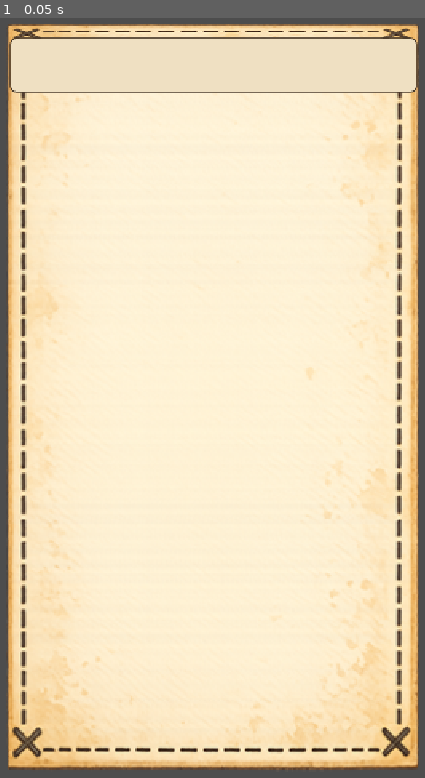
Above: before the commit, frame 1.
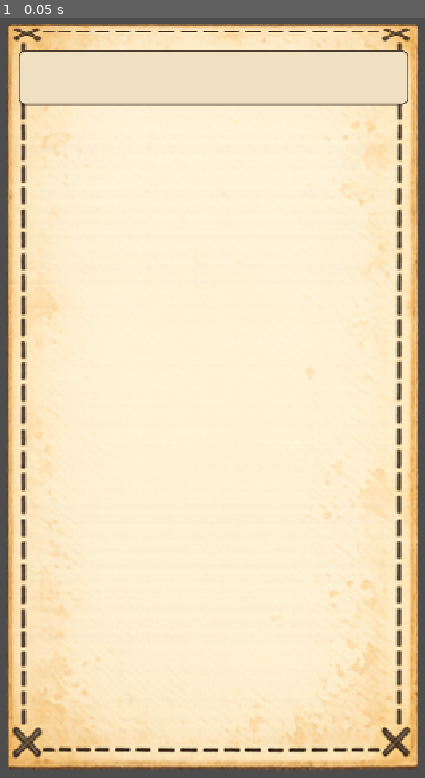
Above: after the commit, the same moment.

Repository: phirogue/SparkyGames
Game: Godot game, scene res://scenes/battle.tscn
Two runs of this game, one before a commit and one after it. Both use one fixed random seed, a clock stepped at 60 frames per second and the inputs below. This scene is started directly instead of the project's main scene.
Inputs:
- Up to frame 1 (0.05 s): no input

The runs differ from the first frame. In frame 1, 1.7% of the frame differs, in the area x 2-99%, y 2-12%.
Error in both runs: Invalid access to property or key 'name' on a base object of type 'Dictionary'. (res://scenes/battle.gd:324)

Commit message:
Fix seven battle-screen defects from owner review
The coach bubble is now drawn with explicit geometry (Panel + Label
rects both set from measured text, wrap width equal to measured
width) — the too-small-bubble class of bug is structurally gone, and
skip-lesson moved clear of the rule card. The header banner, End
Turn, Slip Away, and the skill tray all sit inside the page
stitching (empirical bottom inset 92). The rule card measures its own
text height (autowrap labels reserve none in HBoxes). End Turn is
larger; the intent icon is big and left-aligned with its text on the
right; portrait art insets match the frame border. 38 tests green;
tour verified against 05_battle_open_the_vole.

Co-Authored-By: Claude Fable 5 <noreply@anthropic.com>

Diff:
--- a/game/scenes/battle.gd
+++ b/game/scenes/battle.gd
@@ -304,9 +304,9 @@
 	var margin := MarginContainer.new()
 	margin.set_anchors_preset(Control.PRESET_FULL_RECT)
 	for side in ["left", "right"]:
-		margin.add_theme_constant_override("margin_" + side, 34)
-	margin.add_theme_constant_override("margin_top", 34)
-	margin.add_theme_constant_override("margin_bottom", 28)
+		margin.add_theme_constant_override("margin_" + side, 48)
+	margin.add_theme_constant_override("margin_top", 54)
+	margin.add_theme_constant_override("margin_bottom", 92)
 	add_child(margin)
 	var root := VBoxContainer.new()
 	root.add_theme_constant_override("separation", 8)
@@ -328,14 +328,19 @@
 	loc.vertical_alignment = VERTICAL_ALIGNMENT_CENTER
 	banner.add_child(loc)
 	var rule_card := PanelContainer.new()
-	rule_card.custom_minimum_size = Vector2(210, 0)
+	rule_card.custom_minimum_size = Vector2(232, 0)
 	header.add_child(rule_card)
 	var rule_label := Label.new()
 	rule_label.text = environment_def.get("rule_text", "")
-	rule_label.add_theme_font_size_override("font_size", 19)
+	rule_label.add_theme_font_size_override("font_size", 22)
 	rule_label.add_theme_color_override("font_color", UITheme.INK)
 	rule_label.autowrap_mode = TextServer.AUTOWRAP_WORD_SMART
 	rule_label.vertical_alignment = VERTICAL_ALIGNMENT_CENTER
+	# Autowrap labels don't reserve height in HBoxes: measure explicitly so
+	# the card grows to fit its text (reusable-fit rule).
+	var rule_wrap := 232.0 - 40.0
+	rule_label.custom_minimum_size = UITheme.measure_text(
+		rule_label.text, UITheme.body_font(), 22, rule_wrap) + Vector2(0, 6)
 	rule_card.add_child(rule_label)
 
 	hint_label = Label.new()
@@ -349,7 +354,7 @@
 	# --- Zone B: opponent -------------------------------------------------
 	var enemy_row := HBoxContainer.new()
 	enemy_row.add_theme_constant_override("separation", 16)
-	enemy_row.custom_minimum_size = Vector2(0, 340)
+	enemy_row.custom_minimum_size = Vector2(0, 330)
 	root.add_child(enemy_row)
 	enemy_art = _framed_portrait(catalog.enemies[state.enemy_id].get("image", ""),
 		String(catalog.enemies[state.enemy_id]["name"]))
@@ -382,33 +387,36 @@
 	enemy_hp_label.horizontal_alignment = HORIZONTAL_ALIGNMENT_RIGHT
 	name_box.add_child(enemy_hp_label)
 
+	# Intent chip: BIG icon on the left, what-it-does text on the right
+	# (owner-directed layout).
 	var intent_plate := _plate(112)
 	enemy_col.add_child(intent_plate)
-	var intent_box := VBoxContainer.new()
-	intent_box.add_theme_constant_override("separation", 6)
+	var intent_box := HBoxContainer.new()
+	intent_box.add_theme_constant_override("separation", 14)
 	intent_box.alignment = BoxContainer.ALIGNMENT_CENTER
 	intent_plate.add_child(intent_box)
-	var icon_center := CenterContainer.new()
-	intent_box.add_child(icon_center)
 	var icon_frame := PanelContainer.new()
 	var icon_style := StyleBoxFlat.new()
 	icon_style.bg_color = Color("e8d9bd")
 	icon_style.set_border_width_all(3)
 	icon_style.border_color = UITheme.INK
-	icon_style.set_corner_radius_all(8)
-	icon_style.set_content_margin_all(6)
+	icon_style.set_corner_radius_all(10)
+	icon_style.set_content_margin_all(8)
 	icon_frame.add_theme_stylebox_override("panel", icon_style)
-	icon_center.add_child(icon_frame)
+	icon_frame.size_flags_vertical = Control.SIZE_SHRINK_CENTER
+	intent_box.add_child(icon_frame)
 	intent_icon = TextureRect.new()
 	intent_icon.expand_mode = TextureRect.EXPAND_IGNORE_SIZE
 	intent_icon.stretch_mode = TextureRect.STRETCH_KEEP_ASPECT_CENTERED
-	intent_icon.custom_minimum_size = Vector2(52, 52)
+	intent_icon.custom_minimum_size = Vector2(84, 84)
 	icon_frame.add_child(intent_icon)
 	intent_label = Label.new()
-	intent_label.add_theme_font_size_override("font_size", 25)
+	intent_label.add_theme_font_size_override("font_size", 26)
 	intent_label.add_theme_color_override("font_color", UITheme.INK)
-	intent_label.horizontal_alignment = HORIZONTAL_ALIGNMENT_CENTER
+	intent_label.horizontal_alignment = HORIZONTAL_ALIGNMENT_LEFT
+	intent_label.vertical_alignment = VERTICAL_ALIGNMENT_CENTER
 	intent_label.autowrap_mode = TextServer.AUTOWRAP_WORD_SMART
+	intent_label.size_flags_horizontal = Control.SIZE_EXPAND_FILL
 	intent_box.add_child(intent_label)
 	alarm_label = Label.new()
 	alarm_label.add_theme_font_size_override("font_size", 24)
@@ -417,11 +425,11 @@
 	enemy_col.add_child(alarm_label)
 
 	# --- Zone C: chronicle strip ------------------------------------------
-	var log_plate := _plate(48)
+	var log_plate := _plate(42)
 	root.add_child(log_plate)
 	log_label = Label.new()
 	log_label.add_theme_font_override("font", UITheme.italic_font())
-	log_label.add_theme_font_size_override("font_size", 21)
+	log_label.add_theme_font_size_override("font_size", 20)
 	log_label.add_theme_color_override("font_color", UITheme.INK_SOFT)
 	log_label.autowrap_mode = TextServer.AUTOWRAP_WORD_SMART
 	log_label.vertical_alignment = VERTICAL_ALIGNMENT_CENTER
@@ -455,7 +463,7 @@
 	banked_row.alignment = BoxContainer.ALIGNMENT_CENTER
 	root.add_child(banked_row)
 	hand_fan = Control.new()
-	hand_fan.custom_minimum_size = Vector2(0, 168)
+	hand_fan.custom_minimum_size = Vector2(0, 150)
 	root.add_child(hand_fan)
 
 	# --- Zone F: skills tray ----------------------------------------------
@@ -504,13 +512,13 @@
 	# --- Zone G: actions ---------------------------------------------------
 	var action_row := HBoxContainer.new()
 	action_row.add_theme_constant_override("separation", 12)
-	action_row.custom_minimum_size = Vector2(0, 92)
+	action_row.custom_minimum_size = Vector2(0, 108)
 	root.add_child(action_row)
 	end_turn_button = Button.new()
 	end_turn_button.text = "End Turn"
 	end_turn_button.size_flags_horizontal = Control.SIZE_EXPAND_FILL
 	end_turn_button.add_theme_font_override("font", UITheme.display_font())
-	end_turn_button.add_theme_font_size_override("font_size", 38)
+	end_turn_button.add_theme_font_size_override("font_size", 44)
 	end_turn_button.add_theme_stylebox_override("normal", UITheme.amber_stylebox())
 	end_turn_button.add_theme_stylebox_override("hover", UITheme.amber_stylebox(Color(1.08, 1.05, 1.0)))
 	end_turn_button.add_theme_stylebox_override("pressed", UITheme.amber_stylebox(Color(0.85, 0.8, 0.75)))
@@ -518,7 +526,7 @@
 	action_row.add_child(end_turn_button)
 	slip_button = Button.new()
 	slip_button.text = "Slip Away"
-	slip_button.custom_minimum_size = Vector2(190, 92)
+	slip_button.custom_minimum_size = Vector2(190, 108)
 	slip_button.add_theme_font_size_override("font_size", 24)
 	var slip_style := StyleBoxFlat.new()
 	slip_style.bg_color = Color("2e3446")
@@ -641,13 +649,13 @@
 
 func _framed_portrait(image_id: String, description: String) -> Control:
 	var holder := Control.new()
-	holder.custom_minimum_size = Vector2(270, 340)
+	holder.custom_minimum_size = Vector2(258, 330)
 	var art := UITheme.art_or_placeholder(image_id, description)
 	art.set_anchors_preset(Control.PRESET_FULL_RECT)
-	for side in [SIDE_LEFT, SIDE_TOP]:
-		art.set_offset(side, 34)
-	for side in [SIDE_RIGHT, SIDE_BOTTOM]:
-		art.set_offset(side, -34)
+	art.set_offset(SIDE_LEFT, 38)
+	art.set_offset(SIDE_TOP, 36)
+	art.set_offset(SIDE_RIGHT, -38)
+	art.set_offset(SIDE_BOTTOM, -52)
 	if art is TextureRect:
 		art.clip_contents = true
 	holder.add_child(art)
@@ -732,12 +740,12 @@
 	var n := state.hand.size()
 	if n == 0:
 		return
-	var card_size := Vector2(106, 144)
-	var overlap_step := 96.0
+	var card_size := Vector2(100, 136)
+	var overlap_step := 88.0
 	var total_width := overlap_step * (n - 1) + card_size.x
 	var start_x: float = (hand_fan.size.x - total_width) / 2.0
 	if hand_fan.size.x <= 1:  # first layout pass: estimate from zone width
-		start_x = (652.0 - total_width) / 2.0
+		start_x = (624.0 - total_width) / 2.0
 	var center := (n - 1) / 2.0
 	for i in n:
 		var b := _card_button(state.hand[i], 1.0)
@@ -756,7 +764,7 @@
 	var humour: String = card["humour"]
 	var b := Button.new()
 	b.flat = true
-	b.custom_minimum_size = Vector2(106, 144) * scale
+	b.custom_minimum_size = Vector2(100, 136) * scale
 	b.size = b.custom_minimum_size
 	var frame := TextureRect.new()
 	frame.texture = UITheme.tex(HUMOUR_CARD_FRAME.get(humour, ""))
@@ -803,7 +811,7 @@
 	var def: Dictionary = catalog.skills[skill_id]
 	var b := Button.new()
 	b.flat = true
-	b.custom_minimum_size = Vector2(150, 132)
+	b.custom_minimum_size = Vector2(148, 118)
 	var card := PanelContainer.new()
 	var card_style := StyleBoxFlat.new()
 	card_style.bg_color = Color("f4e7cd")
--- a/game/ui/coach.gd
+++ b/game/ui/coach.gd
@@ -14,7 +14,7 @@
 var resolver: Callable          # (target_key: String) -> Control or null
 
 var _dims: Array[ColorRect] = []
-var _text_panel: PanelContainer
+var _text_panel: Panel
 var _text_label: Label
 var _skip: Button
 var _tap_zone: Button
@@ -42,7 +42,15 @@
 	_tap_zone.pressed.connect(force_advance)
 	_tap_zone.visible = false
 	add_child(_tap_zone)
-	_text_panel = PanelContainer.new()
+	# Bubble drawn with EXPLICIT geometry (no container sizing): a Panel and
+	# a Label whose rects are both set from measured text every step.
+	_text_panel = Panel.new()
+	var bubble := StyleBoxFlat.new()
+	bubble.bg_color = Color("f6ead0")
+	bubble.set_border_width_all(3)
+	bubble.border_color = Color("4a3b2c")
+	bubble.set_corner_radius_all(12)
+	_text_panel.add_theme_stylebox_override("panel", bubble)
 	_text_panel.mouse_filter = Control.MOUSE_FILTER_IGNORE
 	add_child(_text_panel)
 	_text_label = Label.new()
@@ -79,7 +87,9 @@
 
 const TEXT_FONT_SIZE := 30
 const TEXT_MAX_WIDTH := 560.0
-const TEXT_PADDING := Vector2(48, 40)
+const TEXT_PADDING := Vector2(48, 36)
+
+var _bubble_size := Vector2.ZERO
 
 func force_advance() -> void:
 	index += 1
@@ -91,9 +101,14 @@
 	_text_label.text = text
 	# Size the LABEL from measured text; the panel then derives its own size
 	# from label + stylebox margins (no double-counted padding).
+	# CRITICAL: the label's wrap width must EQUAL the measured width, or the
+	# label re-wraps and gains lines the measurement never saw. Both rects
+	# are set explicitly — containers get no vote.
 	var measured := UITheme.measure_text(text, UITheme.italic_font(),
 		TEXT_FONT_SIZE, TEXT_MAX_WIDTH)
-	_text_label.custom_minimum_size = measured + Vector2(8, 4)
+	_bubble_size = Vector2(TEXT_MAX_WIDTH, measured.y + 8) + TEXT_PADDING
+	_text_label.position = TEXT_PADDING / 2.0
+	_text_label.size = Vector2(TEXT_MAX_WIDTH, measured.y + 8)
 	queue_redraw()
 
 
@@ -123,12 +138,12 @@
 	_dims[3].position = Vector2(hole.end.x, hole.position.y)
 	_dims[3].size = Vector2(maxf(full.size.x - hole.end.x, 0), hole.size.y)
 	# Instruction sits above the hole when there's room, else below.
-	# Pin the panel to its minimum every frame — no layout drift possible.
-	var panel_size := _text_panel.get_combined_minimum_size()
+	# Explicit geometry pinned every frame — no layout drift possible.
+	var panel_size := _bubble_size
 	_text_panel.size = panel_size
 	var x: float = clampf(hole.get_center().x - panel_size.x / 2.0, 16, full.size.x - panel_size.x - 16)
 	var y: float = hole.position.y - panel_size.y - 18
 	if y < 16 or current_target() == "":
 		y = minf(hole.end.y + 18, full.size.y - panel_size.y - 16)
 	_text_panel.position = Vector2(x, y)
-	_skip.position = Vector2(full.size.x - _skip.size.x - 30, 34)
+	_skip.position = Vector2(full.size.x - _skip.size.x - 56, 10)
